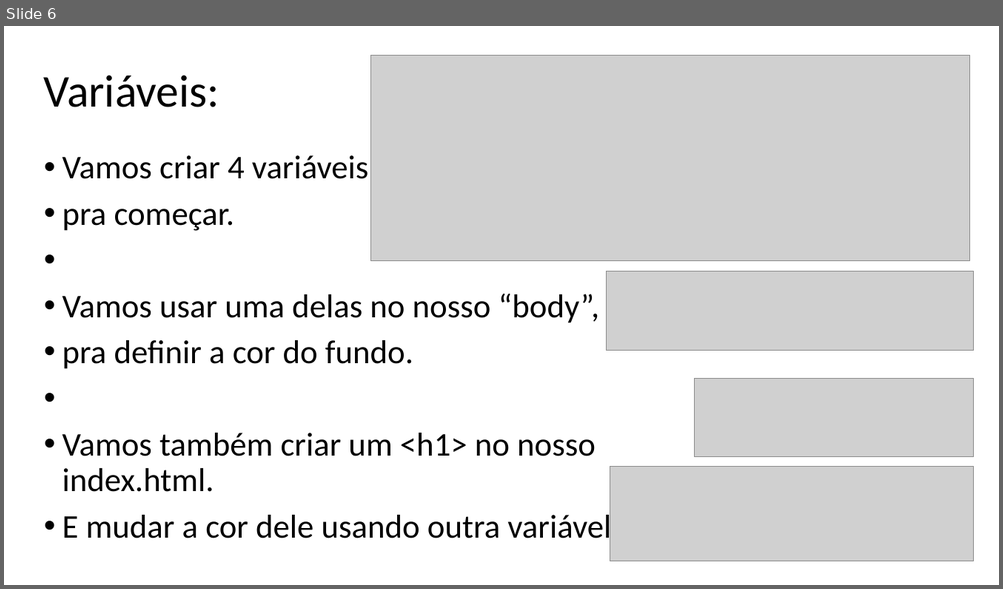
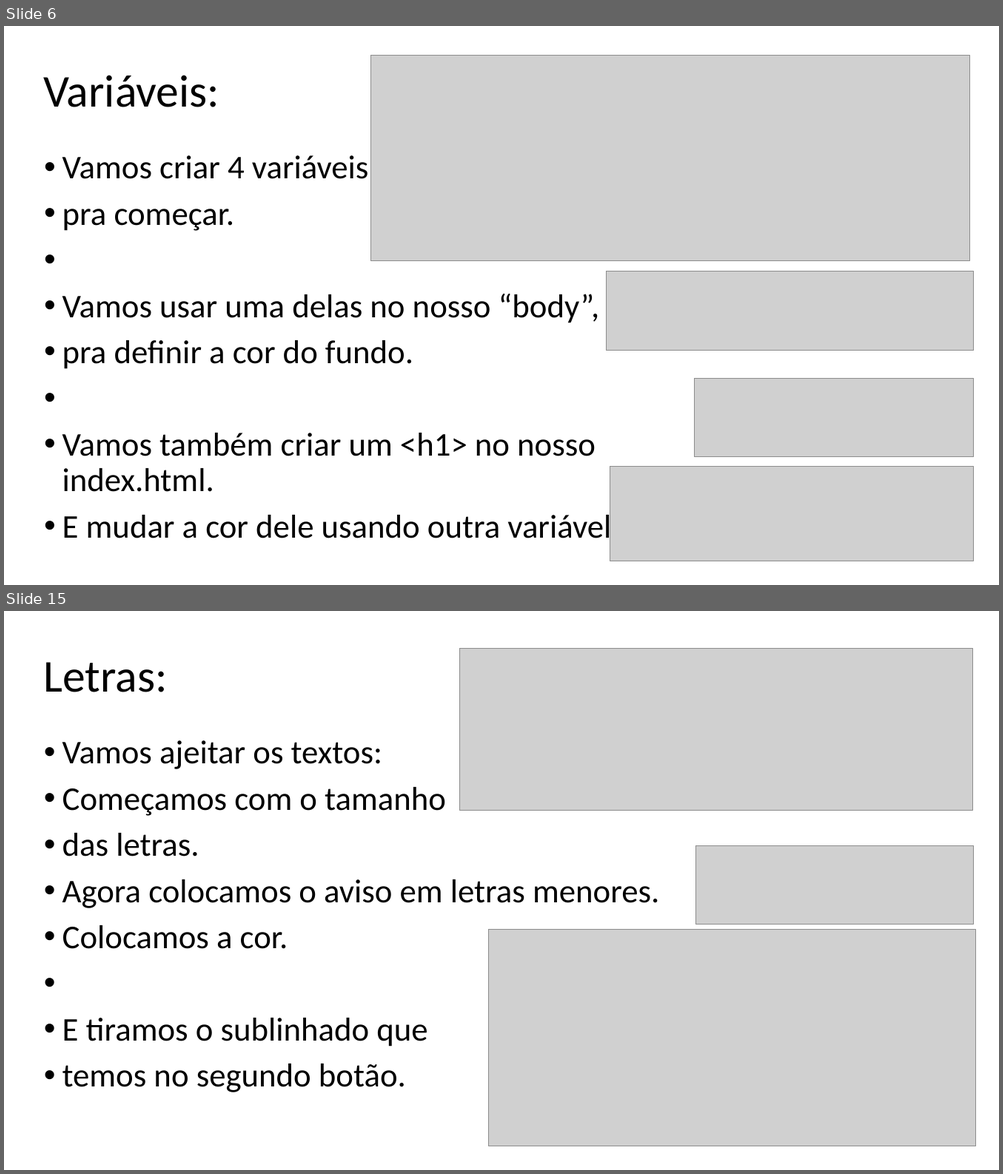
Before and after one commit to Ruan-Sanj1/Streaming, a slide deck: Steaming/H- Aula 1 (Streaming).pptx. Shown one above the other, each under a label of ours: slide 6 before the commit, slides 6 and 15 after it; the slides between them are not shown. The pictures are 1003x589 and 1003x1174 pixels, drawn with LibreOffice and Linux fonts; fonts in the diff are those of the drawing; grey boxes stand for pictures. Boxes give left, top, right and bottom in pixels: in the first picture for what was removed or moved away, otherwise in the second. Text is boxed around its words. In the diff, an @@ line names an element or a change of style, - is before the commit and + after.

```diff
--- a/Steaming/H- Aula 1 (Streaming).pptx
+++ b/Steaming/H- Aula 1 (Streaming).pptx
@@ slide 15 added at bbox=[4, 611, 999, 1170], background #FFFFFF @@
@@ picture added at bbox=[459, 648, 973, 811] @@
@@ text added at bbox=[43, 662, 167, 692], 44 pt, text #000000 @@
+Letras:
@@ text added at bbox=[62, 741, 659, 1093], 32 pt, text #000000 @@
+• Vamos ajeitar os textos:
+• Começamos com o tamanho
+• das letras.
+• Agora colocamos o aviso em letras menores.
+• Colocamos a cor.
+• E tiramos o sublinhado que
+• temos no segundo botão.
@@ picture added at bbox=[696, 846, 974, 924] @@
@@ picture added at bbox=[489, 930, 976, 1147] @@
```
Also in this commit, not shown: 6 other slides changed, 9 other slides added, 11 slides removed.
